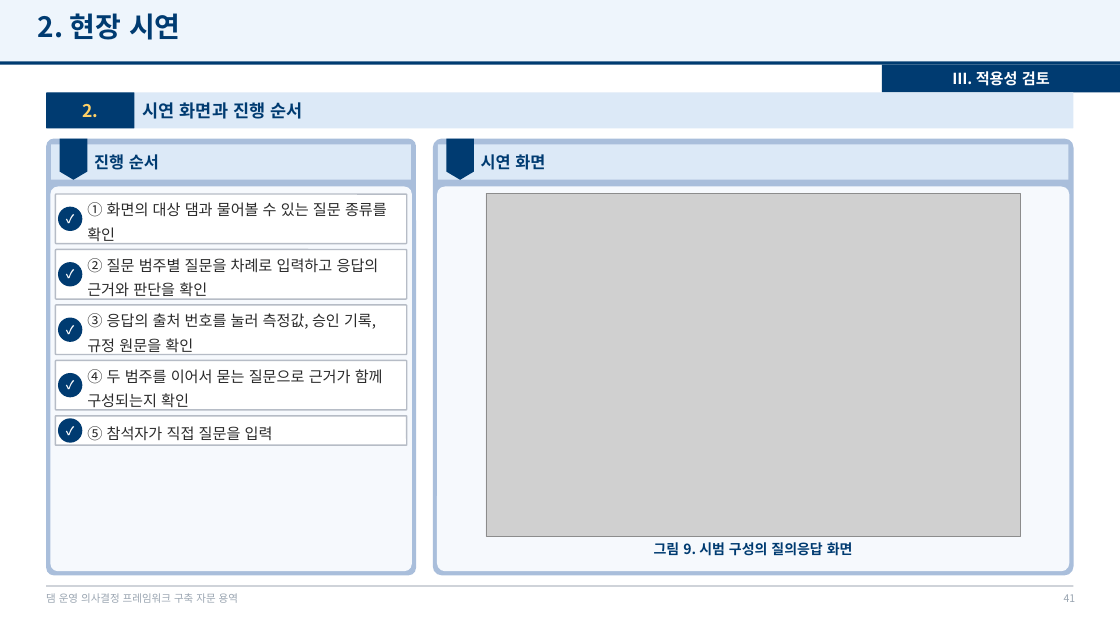
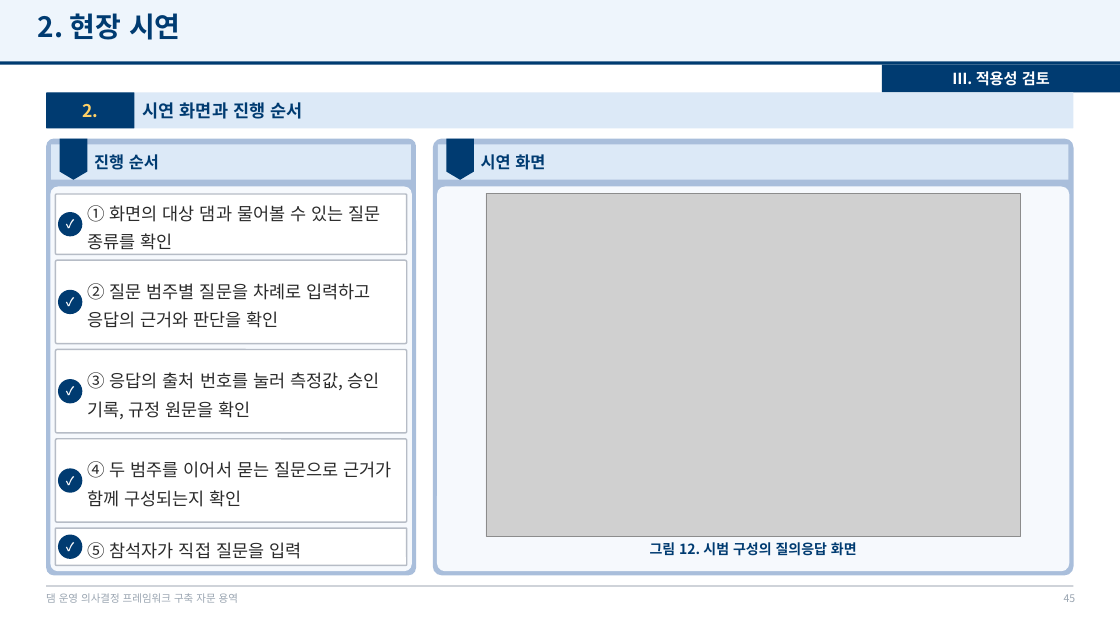
Before and after one commit to mkm1119/KGRAG-LLM, a slide deck: slide 45 of project_khnp/2026.12.09_최종보고회_발표자료_초안.pptx (slide 41 before the commit). Drawn at 1120x630 pixels with LibreOffice and Linux fonts; fonts in the diff are those of the drawing; grey boxes stand for pictures; background and template pictures are left out. Boxes give left, top, right and bottom in pixels: in the first picture for what was removed or moved away, otherwise in the second. Text is boxed around its words. In the diff, an @@ line names an element or a change of style, - is before the commit and + after.

```diff
--- a/project_khnp/2026.12.09_최종보고회_발표자료_초안.pptx
+++ b/project_khnp/2026.12.09_최종보고회_발표자료_초안.pptx
@@ rounded rectangle resized from (x1=55, y1=194, x2=407, y2=244) to (x1=55, y1=194, x2=407, y2=255) @@
@@ rounded rectangle resized from (x1=55, y1=250, x2=407, y2=299) to (x1=55, y1=260, x2=407, y2=344) @@
@@ text "② 질문 범주별 질문을 차례로 ..." moved from (x1=87, y1=258, x2=379, y2=300) to (x1=87, y1=283, x2=370, y2=328) @@
@@ ellipse moved from (x1=58, y1=262, x2=82, y2=287) to (x1=58, y1=290, x2=82, y2=314) @@
@@ text "✓" moved from (x1=58, y1=262, x2=82, y2=287) to (x1=58, y1=290, x2=82, y2=314) @@
@@ rounded rectangle resized from (x1=55, y1=360, x2=407, y2=410) to (x1=55, y1=350, x2=407, y2=433) @@
@@ text "③ 응답의 출처 번호를 눌러 ..." moved from (x1=87, y1=313, x2=376, y2=355) to (x1=87, y1=372, x2=379, y2=419) @@
@@ 2 ellipses, 2 texts moved together from (x1=58, y1=207, x2=82, y2=397) to (x1=58, y1=212, x2=82, y2=403) @@
@@ rounded rectangle resized from (x1=55, y1=416, x2=407, y2=445) to (x1=55, y1=439, x2=407, y2=522) @@
@@ text "④ 두 범주를 이어서 묻는 ..." moved from (x1=87, y1=369, x2=383, y2=411) to (x1=87, y1=461, x2=391, y2=507) @@
@@ ellipse moved from (x1=58, y1=418, x2=82, y2=443) to (x1=58, y1=469, x2=82, y2=493) @@
@@ text "✓" moved from (x1=58, y1=418, x2=82, y2=443) to (x1=58, y1=469, x2=82, y2=493) @@
@@ rounded rectangle resized from (x1=55, y1=305, x2=407, y2=355) to (x1=55, y1=528, x2=407, y2=565) @@
@@ ellipse moved from (x1=58, y1=318, x2=82, y2=342) to (x1=58, y1=534, x2=82, y2=559) @@
@@ text "✓" moved from (x1=58, y1=318, x2=82, y2=342) to (x1=58, y1=534, x2=82, y2=559) @@
@@ size 13 to 15 pt in 5 elements at (x1=87, y1=205, x2=380, y2=250), (x1=87, y1=283, x2=370, y2=328), (x1=87, y1=372, x2=379, y2=419), (x1=87, y1=461, x2=391, y2=507), (x1=87, y1=542, x2=301, y2=559) @@
@@ text "⑤ 참석자가 직접 질문을 입력" moved from (x1=87, y1=426, x2=273, y2=441) to (x1=87, y1=542, x2=301, y2=559) @@
@@ text at (x1=650, y1=542, x2=857, y2=556): text changed @@
-그림 9. 시범 구성의 질의응답 화면
+그림 12. 시범 구성의 질의응답 화면
@@ page number at (x1=1064, y1=594, x2=1076, y2=602): text changed @@
-41
+45
```
Also in this commit, not shown: 17 other slides changed, 4 slides added, 2 other files.
